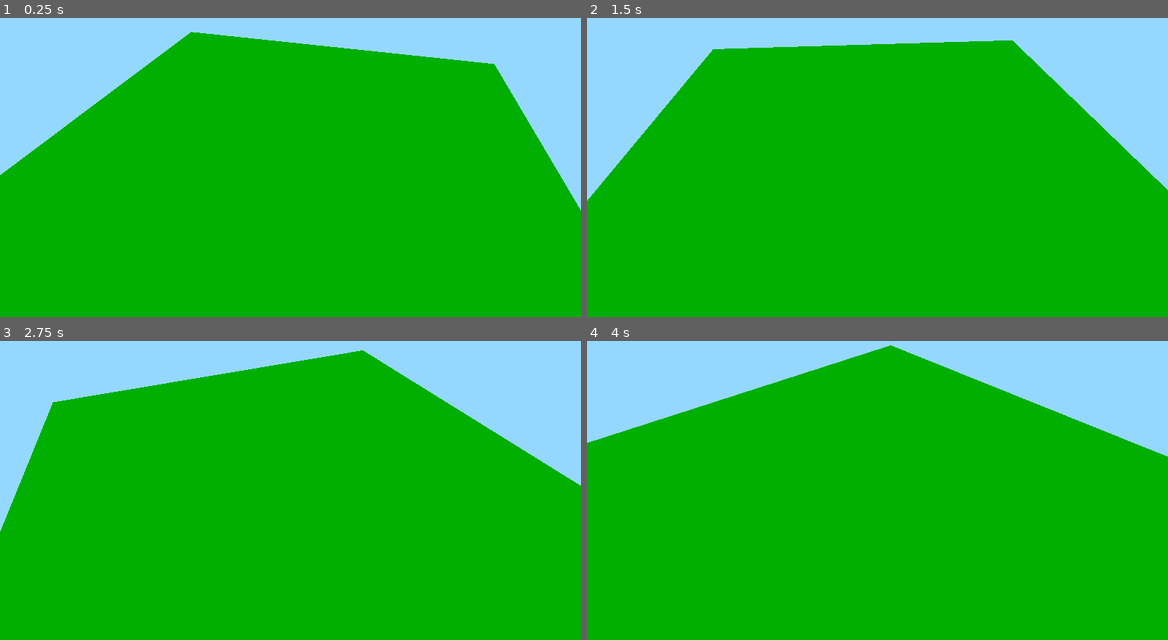
Above: before the commit, frames 1-4 (two rows, left to right).
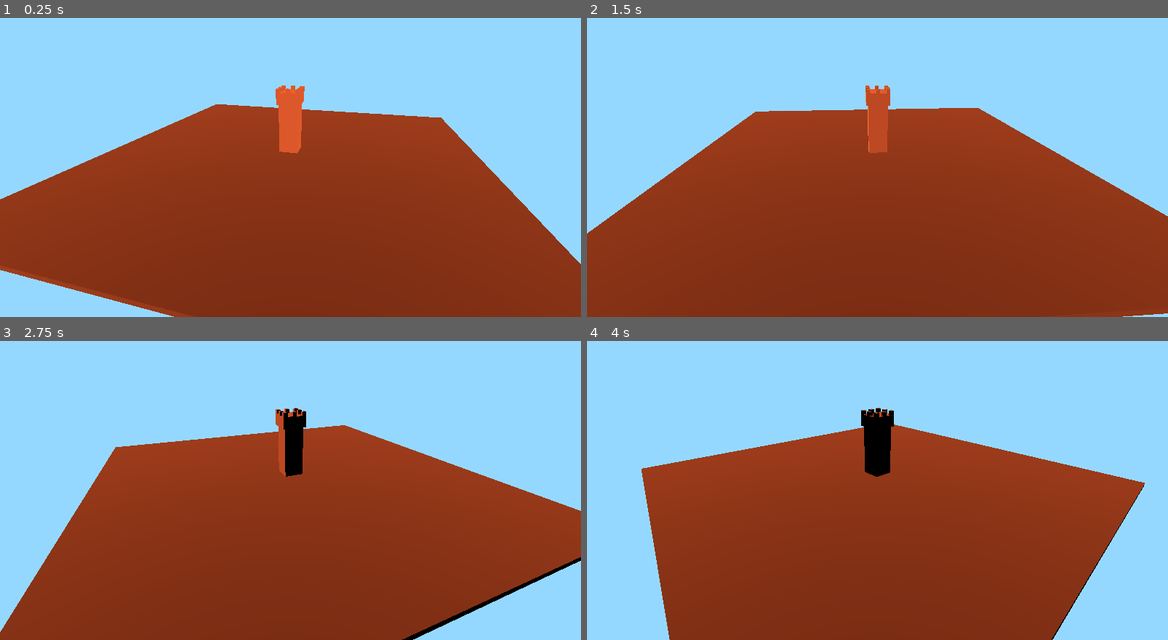
Above: after the commit, the same moments.

Repository: mjviljan/godot4-3d-camera-movement-template
Game: Godot game, scene res://World.tscn
Two runs of this game, one before a commit and one after it. Both use one fixed random seed, a clock stepped at 60 frames per second and the inputs below.
Inputs:
- Up to frame 1 (0.25 s): no input
- Up to frame 2 (1.5 s): no input
- Up to frame 3 (2.75 s): no input
- Up to frame 4 (4 s): no input

The runs differ from the first frame. In frame 1, 79% of the frame differs, in the area x 0-100%, y 4-100%; in frame 2, 79%; in frame 3, 80%; in frame 4, 81%, in the area x 0-100%, y 1-100%.

Commit message:
Add a tower object to look at

Diff:
--- a/World.tscn
+++ b/World.tscn
@@ -9,9 +9,9 @@
 
 [sub_resource type="PhysicsMaterial" id="PhysicsMaterial_wyd4x"]
 
-[sub_resource type="StandardMaterial3D" id="StandardMaterial3D_u5c1d"]
-backlight_enabled = true
-backlight = Color(1.81694e-06, 0.426875, 2.88785e-07, 1)
+[sub_resource type="ORMMaterial3D" id="ORMMaterial3D_74uph"]
+
+[sub_resource type="StandardMaterial3D" id="StandardMaterial3D_lmoaa"]
 
 [node name="World" type="Node3D"]
 
@@ -19,19 +19,65 @@
 environment = SubResource("Environment_heaam")
 
 [node name="DirectionalLight3D" type="DirectionalLight3D" parent="WorldEnvironment"]
-shadow_enabled = true
+transform = Transform3D(0.881691, 0, 0.471828, -0.285653, 0.795907, 0.533792, -0.375531, -0.605419, 0.701744, 20, 20, 20)
+light_color = Color(1, 0.4, 0.2, 1)
+sky_mode = 1
 
 [node name="Ground" type="StaticBody3D" parent="."]
 physics_material_override = SubResource("PhysicsMaterial_wyd4x")
 
-[node name="CSGBox3D" type="CSGBox3D" parent="Ground"]
-size = Vector3(25, 1, 25)
-material = SubResource("StandardMaterial3D_u5c1d")
+[node name="GroundBox" type="CSGBox3D" parent="Ground"]
+size = Vector3(100, 1, 100)
+material = SubResource("ORMMaterial3D_74uph")
 
 [node name="Camera" type="Camera3D" parent="." node_paths=PackedStringArray("target")]
-transform = Transform3D(1, 0, 0, 0, 1, 0, 0, 0, 1, -10, 10, 0)
+transform = Transform3D(1, 0, 0, 0, 1, 0, 0, 0, 1, 0, 30, 70)
 fov = 62.247
 script = ExtResource("1_y6do3")
 target = NodePath("../CameraTarget")
 
 [node name="CameraTarget" type="Node3D" parent="."]
+
+[node name="Tower" type="Node3D" parent="."]
+
+[node name="TowerBody" type="CSGBox3D" parent="Tower"]
+transform = Transform3D(1, 0, 0, 0, 1, 0, 0, 0, 1, 0, 8, 0)
+size = Vector3(5, 13, 5)
+material = SubResource("StandardMaterial3D_lmoaa")
+
+[node name="TowerTop" type="CSGBox3D" parent="Tower"]
+transform = Transform3D(1, 0, 0, 0, 1, 0, 0, 0, 1, 0, 16, 0)
+size = Vector3(6, 3, 6)
+material = SubResource("StandardMaterial3D_lmoaa")
+
+[node name="TowerCorner1" type="CSGBox3D" parent="Tower/TowerTop"]
+transform = Transform3D(1, 0, 0, 0, 1, 0, 0, 0, 1, 2.5, 2, 2.5)
+material = SubResource("StandardMaterial3D_lmoaa")
+
+[node name="TowerCorner2" type="CSGBox3D" parent="Tower/TowerTop"]
+transform = Transform3D(1, 0, 0, 0, 1, 0, 0, 0, 1, -2.5, 2, 2.5)
+material = SubResource("StandardMaterial3D_lmoaa")
+
+[node name="TowerCorner3" type="CSGBox3D" parent="Tower/TowerTop"]
+transform = Transform3D(1, 0, 0, 0, 1, 0, 0, 0, 1, -2.5, 2, -2.5)
+material = SubResource("StandardMaterial3D_lmoaa")
+
+[node name="TowerCorner4" type="CSGBox3D" parent="Tower/TowerTop"]
+transform = Transform3D(1, 0, 0, 0, 1, 0, 0, 0, 1, 2.5, 2, -2.5)
+material = SubResource("StandardMaterial3D_lmoaa")
+
+[node name="TowerSide1" type="CSGBox3D" parent="Tower/TowerTop"]
+transform = Transform3D(1, 0, 0, 0, 1, 0, 0, 0, 1, 0, 2, 2.5)
+material = SubResource("StandardMaterial3D_lmoaa")
+
+[node name="TowerSide2" type="CSGBox3D" parent="Tower/TowerTop"]
+transform = Transform3D(1, 0, 0, 0, 1, 0, 0, 0, 1, 2.5, 2, 0)
+material = SubResource("StandardMaterial3D_lmoaa")
+
+[node name="TowerSide3" type="CSGBox3D" parent="Tower/TowerTop"]
+transform = Transform3D(1, 0, 0, 0, 1, 0, 0, 0, 1, 0, 2, -2.5)
+material = SubResource("StandardMaterial3D_lmoaa")
+
+[node name="TowerSide4" type="CSGBox3D" parent="Tower/TowerTop"]
+transform = Transform3D(1, 0, 0, 0, 1, 0, 0, 0, 1, -2.5, 2, 0)
+material = SubResource("StandardMaterial3D_lmoaa")
Not shown: 1 places in World.tscn that only renumber resources
Not shown, changed: README.md
